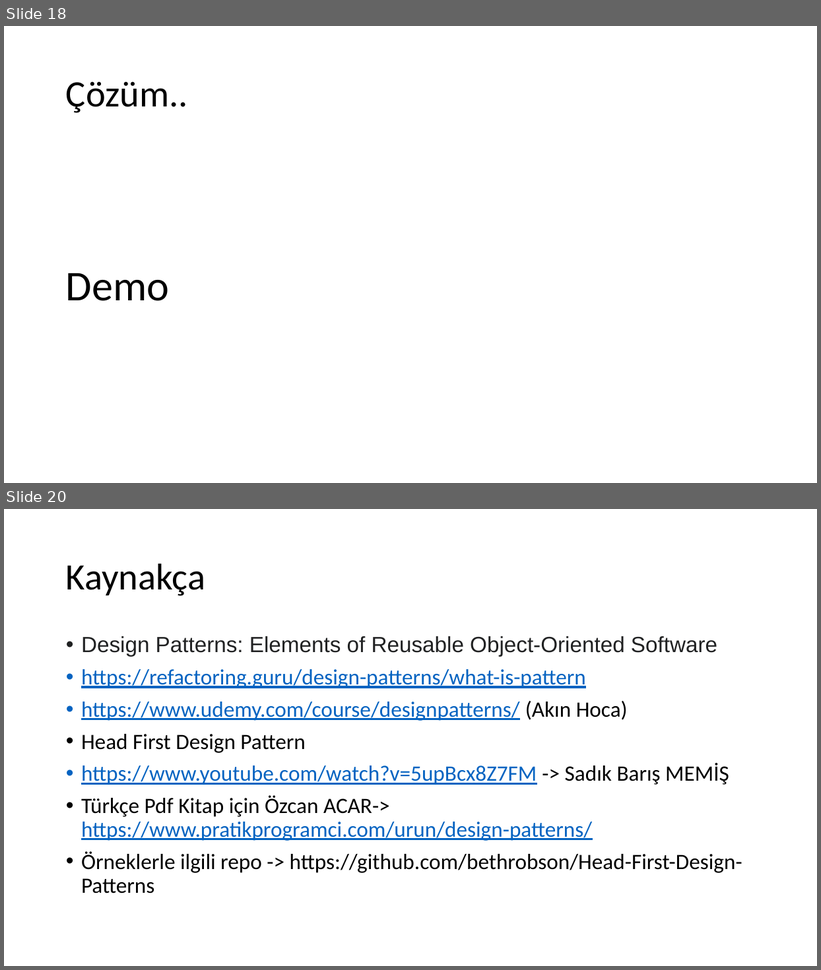
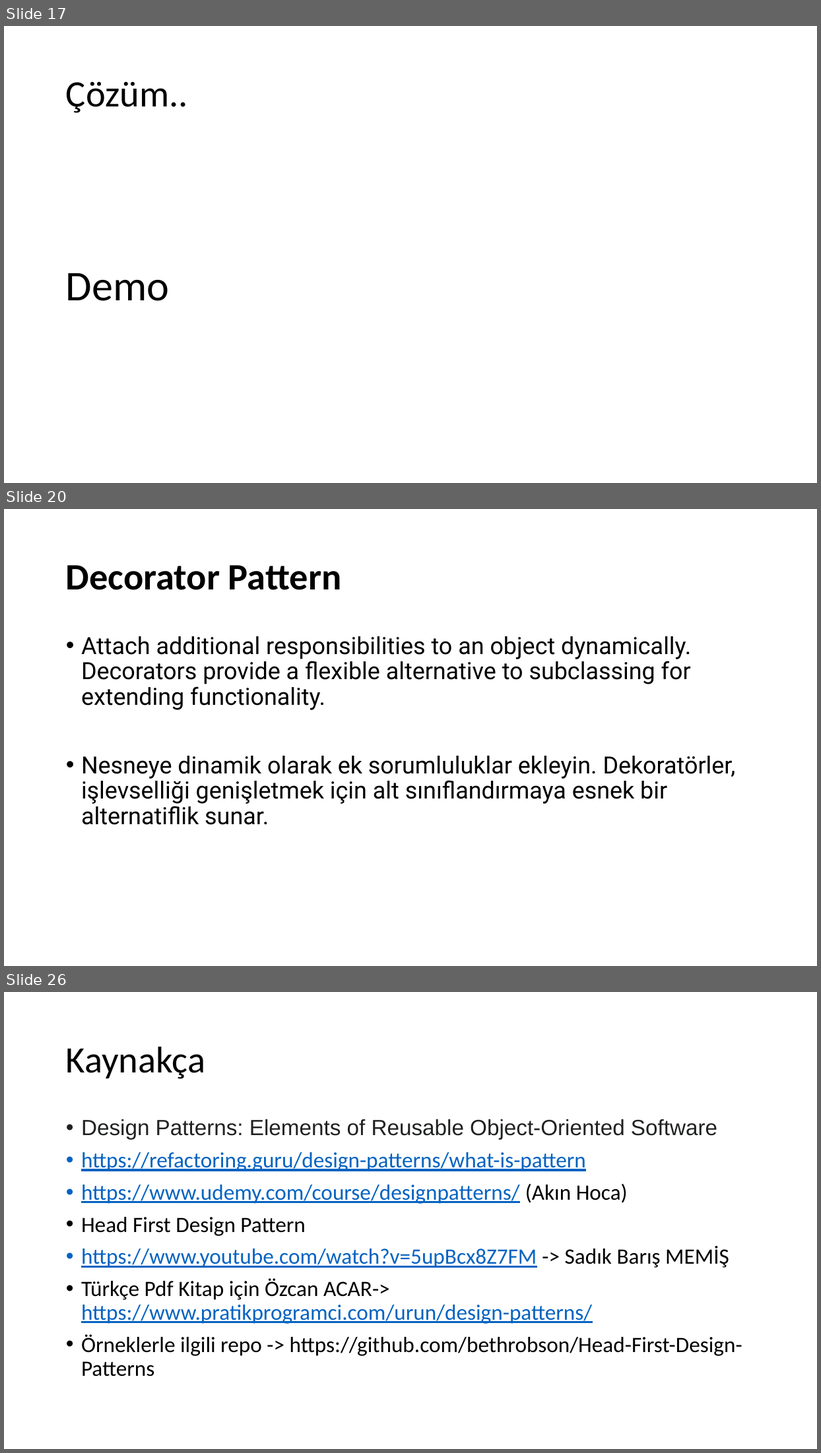
Before and after one commit to umiitkose/DesignPattern-Umiitkose, a slide deck: Tasarımdesenleri.pptx. Shown one above the other, each under a label of ours: slides 18 and 20 before the commit, slides 17, 20 and 26 after it; the slides between them are not shown. The pictures are 821x970 and 821x1453 pixels, drawn with LibreOffice and Linux fonts; fonts in the diff are those of the drawing. Boxes give left, top, right and bottom in pixels: in the first picture for what was removed or moved away, otherwise in the second. Text is boxed around its words. In the diff, an @@ line names an element or a change of style, - is before the commit and + after.

Commit message:
add decorator pattern examples

```diff
--- a/Tasarımdesenleri.pptx
+++ b/Tasarımdesenleri.pptx
@@ slide 20 added at <box>4,509,817,966</box>, background #FFFFFF @@
@@ title added at <box>66,565,341,590</box>, 44 pt, text #000000, bold @@
+Decorator Pattern
@@ text added at <box>81,636,736,825</box>, 28 pt, text #000000 @@
+• Attach additional responsibilities to an object dynamically. Decorators provide a flexible alternative to subclassing for extending functionality.
+• Nesneye dinamik olarak ek sorumluluklar ekleyin. Dekoratörler, işlevselliği genişletmek için alt sınıflandırmaya esnek bir alternatiflik sunar.
@@ what was slide 18 is now slide 17 @@
@@ what was slide 20 is now slide 26 @@
```
Also in this commit, not shown: 2 slides changed, 7 other slides added, 2 slides removed, 32 other files.
